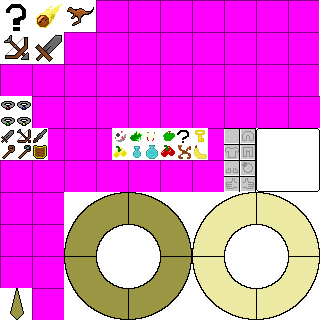
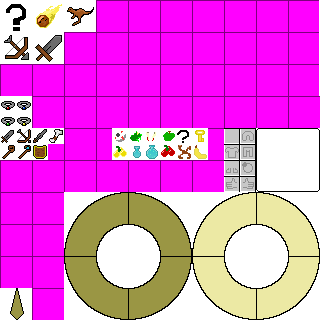
Layered file, before and after one edit (320x320). Changes by layer:
painted on "Layer #1" over 48, 128, 64, 144
